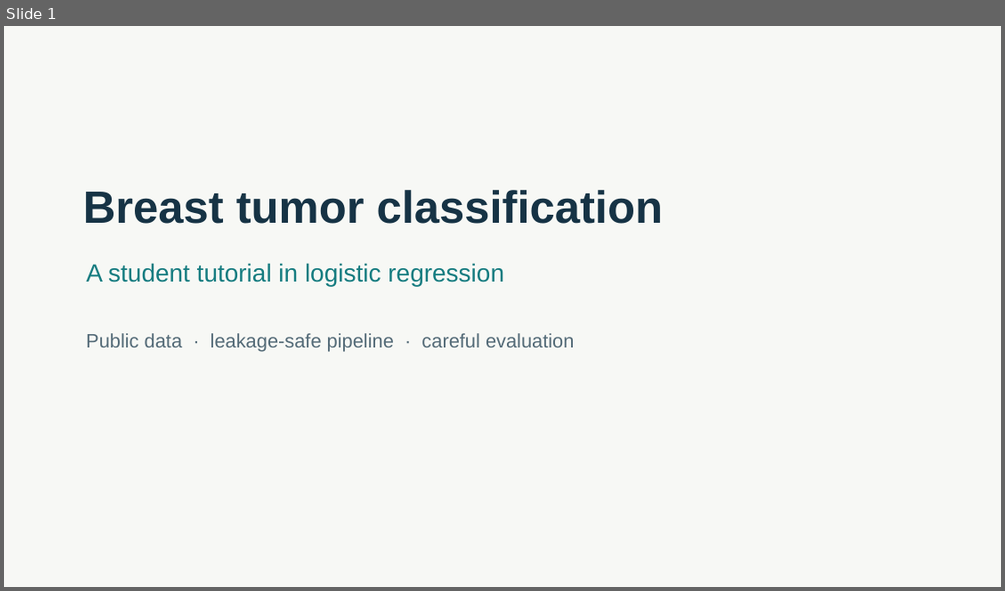
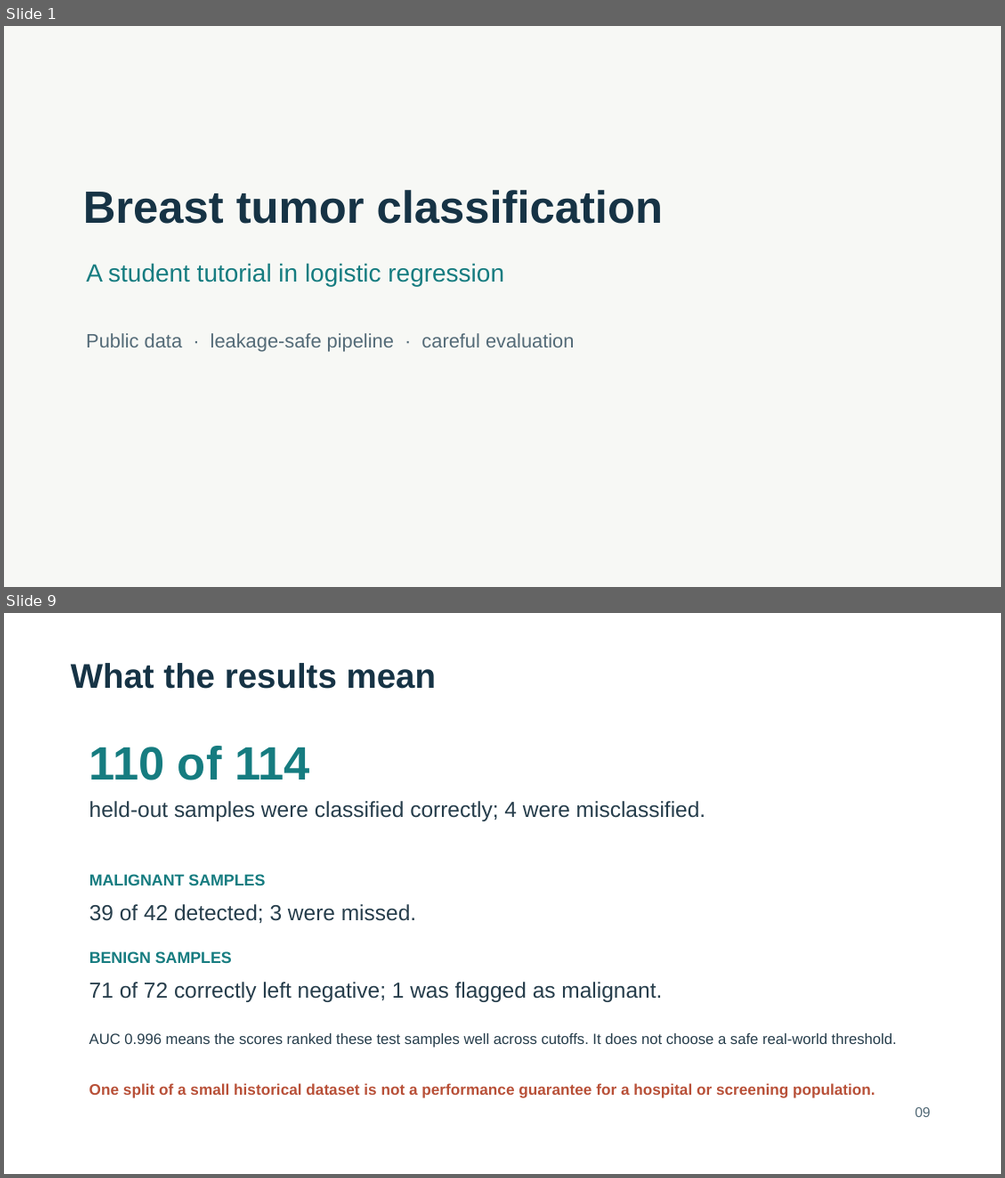
Before and after one commit to vivek0586/AI_In_Healthcare_Project, a slide deck: presentation/breast_cancer_ml_tutorial.pptx. Shown one above the other, each under a label of ours: slide 1 before the commit, slides 1 and 9 after it; the slides between them are not shown. The pictures are 1005x591 and 1005x1178 pixels, drawn with LibreOffice and Linux fonts; fonts in the diff are those of the drawing. Boxes give left, top, right and bottom in pixels: in the first picture for what was removed or moved away, otherwise in the second. Text is boxed around its words. In the diff, an @@ line names an element or a change of style, - is before the commit and + after.

```diff
--- a/presentation/breast_cancer_ml_tutorial.pptx
+++ b/presentation/breast_cancer_ml_tutorial.pptx
@@ slide 9 added at bbox=[4, 613, 1001, 1174], background #FFFFFF @@
@@ text added at bbox=[71, 663, 437, 689], 33 pt, text #163345, bold @@
+What the results mean
@@ text added at bbox=[89, 746, 310, 780], 45 pt, text #167C80, bold @@
+110 of 114
@@ text added at bbox=[89, 801, 706, 821], 21 pt, text #263D4B @@
+held-out samples were classified correctly; 4 were misclassified.
@@ text added at bbox=[89, 874, 265, 885], 15.2 pt, text #167C80, bold @@
+MALIGNANT SAMPLES
@@ text added at bbox=[89, 904, 416, 923], 21 pt, text #263D4B @@
+39 of 42 detected; 3 were missed.
@@ text added at bbox=[89, 951, 232, 963], 15.2 pt, text #167C80, bold @@
+BENIGN SAMPLES
@@ text added at bbox=[89, 981, 662, 1002], 21 pt, text #263D4B @@
+71 of 72 correctly left negative; 1 was flagged as malignant.
@@ text added at bbox=[89, 1033, 897, 1047], 14.3 pt, text #263D4B @@
+AUC 0.996 means the scores ranked these test samples well across cutoffs. It does not choose a safe real-world threshold.
@@ text added at bbox=[89, 1083, 875, 1098], 14.7 pt, text #B85038, bold @@
+One split of a small historical dataset is not a performance guarantee for a hospital or screening population.
@@ text added at bbox=[914, 1107, 930, 1117], 13.5 pt, text #536A77 @@
+09
```
Also in this commit, not shown: 17 slides changed, 1 other slide added, 1 other file.
